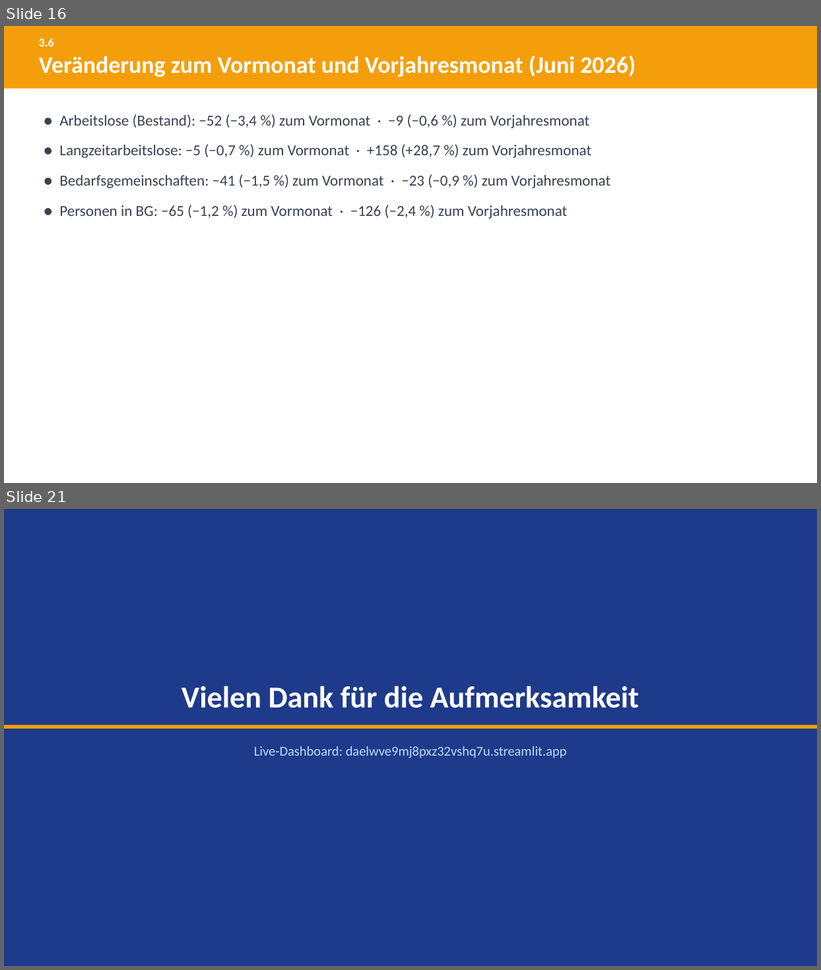
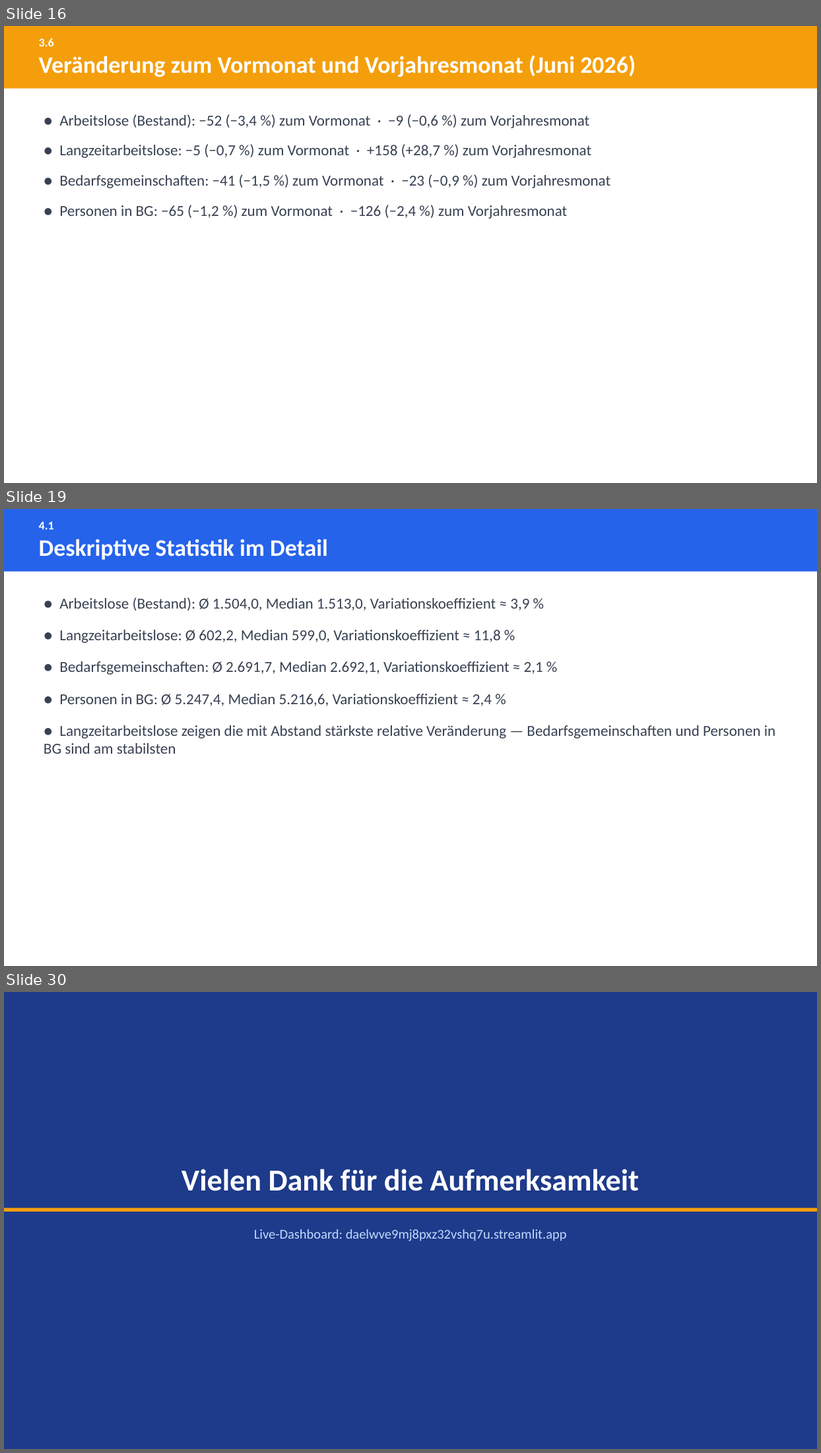
Before and after one commit to eufunk/arbeitsmarkt-regensburg, a slide deck: Dok/Projektpraesentation.pptx. Shown one above the other, each under a label of ours: slides 16 and 21 before the commit, slides 16, 19 and 30 after it; the slides between them are not shown. The pictures are 821x970 and 821x1453 pixels, drawn with LibreOffice and Linux fonts; fonts in the diff are those of the drawing. Boxes give left, top, right and bottom in pixels: in the first picture for what was removed or moved away, otherwise in the second. Text is boxed around its words. In the diff, an @@ line names an element or a change of style, - is before the commit and + after.

```diff
--- a/Dok/Projektpraesentation.pptx
+++ b/Dok/Projektpraesentation.pptx
@@ slide 19 added at (x1=4, y1=509, x2=817, y2=966), background #FFFFFF @@
@@ rectangle added at (x1=4, y1=509, x2=817, y2=571), fill #2563EB @@
@@ text added at (x1=39, y1=522, x2=54, y2=529), 14 pt, text #FFFFFF, bold @@
+4.1
@@ text added at (x1=39, y1=539, x2=328, y2=560), 28 pt, text #FFFFFF, bold @@
+Deskriptive Statistik im Detail
@@ text added at (x1=44, y1=597, x2=776, y2=754), 18 pt, text #374151 @@
+● Arbeitslose (Bestand): Ø 1.504,0, Median 1.513,0, Variationskoeffizient ≈ 3,9 %
+● Langzeitarbeitslose: Ø 602,2, Median 599,0, Variationskoeffizient ≈ 11,8 %
+● Bedarfsgemeinschaften: Ø 2.691,7, Median 2.692,1, Variationskoeffizient ≈ 2,1 %
+● Personen in BG: Ø 5.247,4, Median 5.216,6, Variationskoeffizient ≈ 2,4 %
+● Langzeitarbeitslose zeigen die mit Abstand stärkste relative Veränderung — Bedarfsgemeinschaften und Personen in BG sind am stabilsten
@@ what was slide 21 is now slide 30 @@
```
Also in this commit, not shown: 11 slides changed, 8 other slides added, 21 other files.
